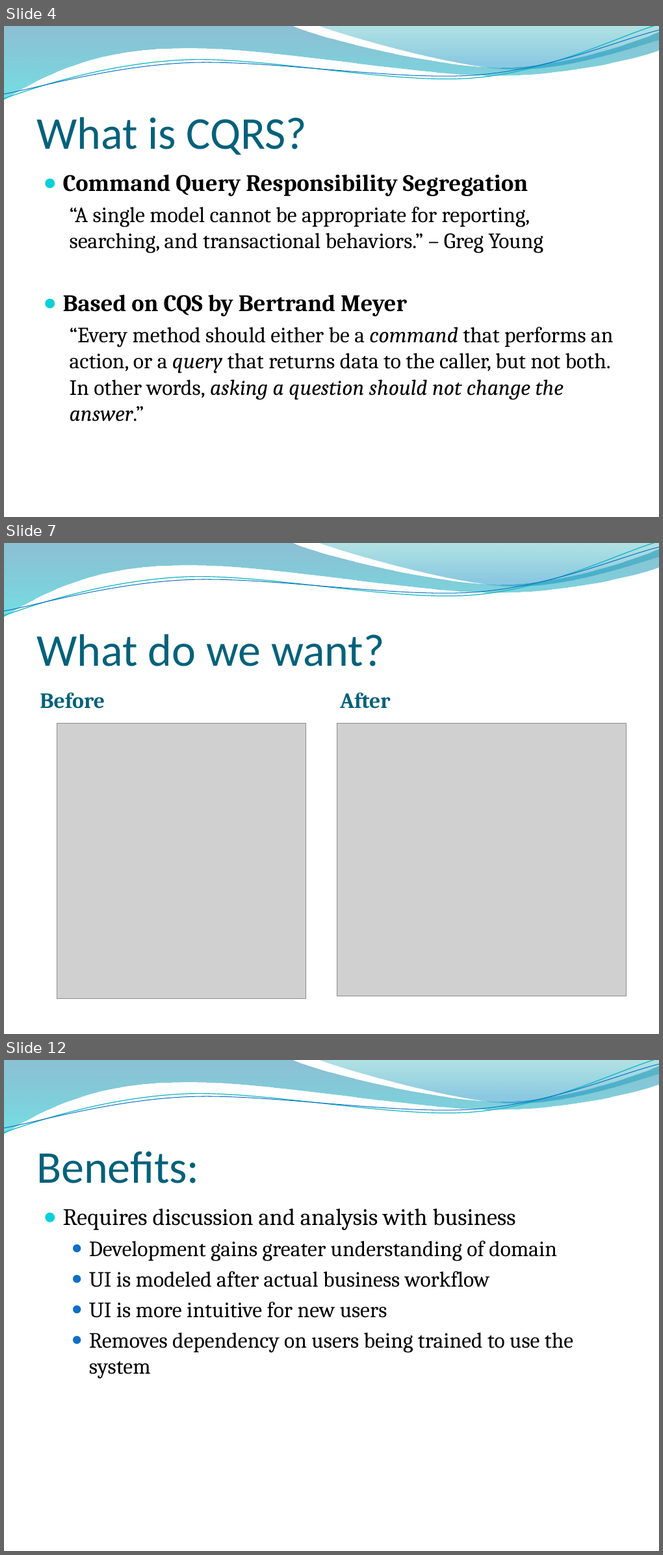
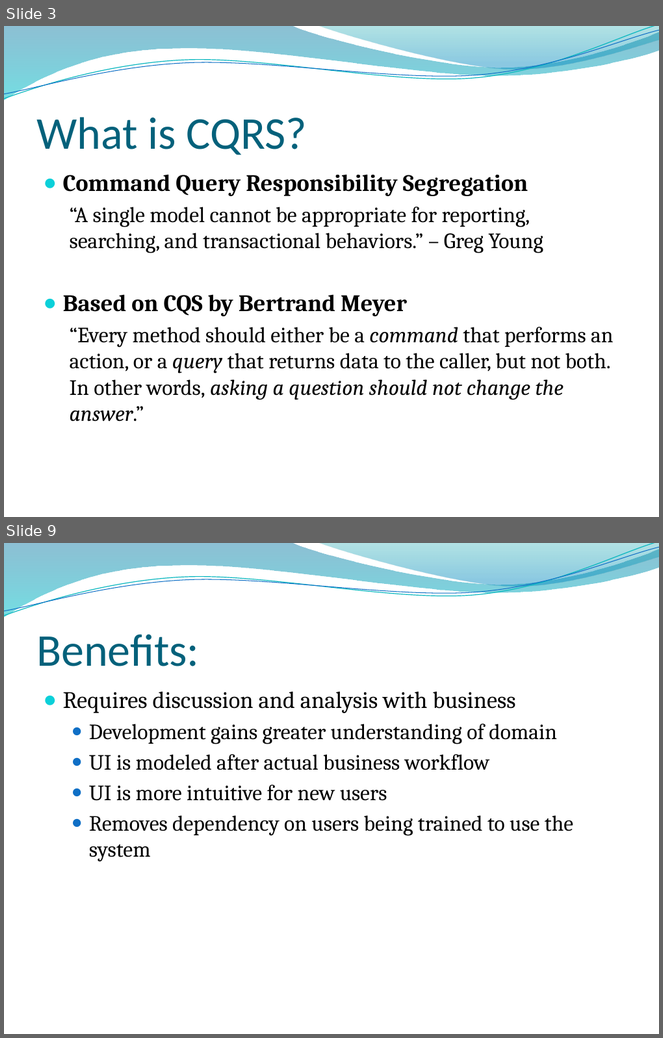
Before and after one commit to ketiko/CQRS.Presentation, a slide deck: Presentation/CQRS.pptx. Shown one above the other, each under a label of ours: slides 4, 7 and 12 before the commit, slides 3 and 9 after it; the slides between them are not shown. The pictures are 663x1555 and 663x1038 pixels, drawn with LibreOffice and Linux fonts; fonts in the diff are those of the drawing; grey boxes stand for pictures; background and template pictures are left out. Boxes give left, top, right and bottom in pixels: in the first picture for what was removed or moved away, otherwise in the second. Text is boxed around its words. In the diff, an @@ line names an element or a change of style, - is before the commit and + after.

```diff
--- a/Presentation/CQRS.pptx
+++ b/Presentation/CQRS.pptx
@@ slide 7 removed at bbox=[4, 543, 659, 1034], background picture (left out); not listed: 4 template elements that a slide beside it also shows @@
@@ title removed at bbox=[36, 634, 385, 667] @@
-What do we want?
@@ text removed at bbox=[40, 693, 105, 709] @@
-Before
@@ text removed at bbox=[340, 693, 390, 709] @@
-After
@@ picture removed at bbox=[57, 723, 306, 999] @@
@@ picture removed at bbox=[337, 723, 627, 997] @@
@@ what was slide 4 is now slide 3 @@
@@ what was slide 12 is now slide 9 @@
```
Also in this commit, not shown: 7 slides changed, 8 slides added, 27 other slides removed.
